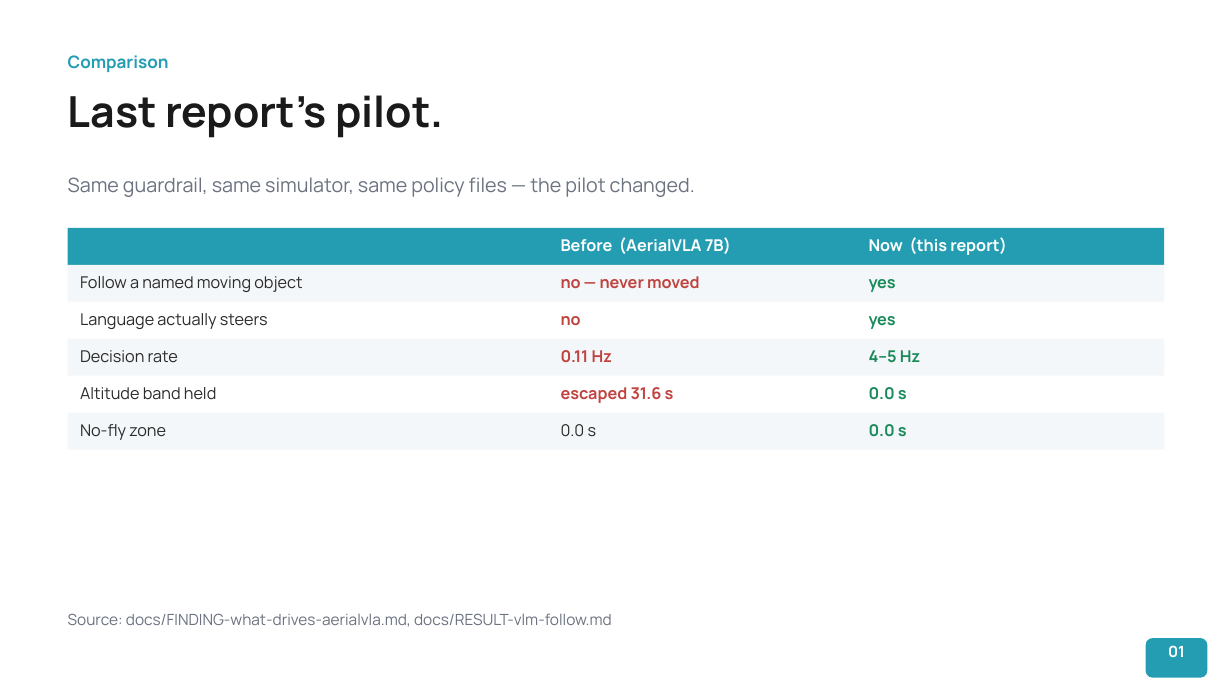
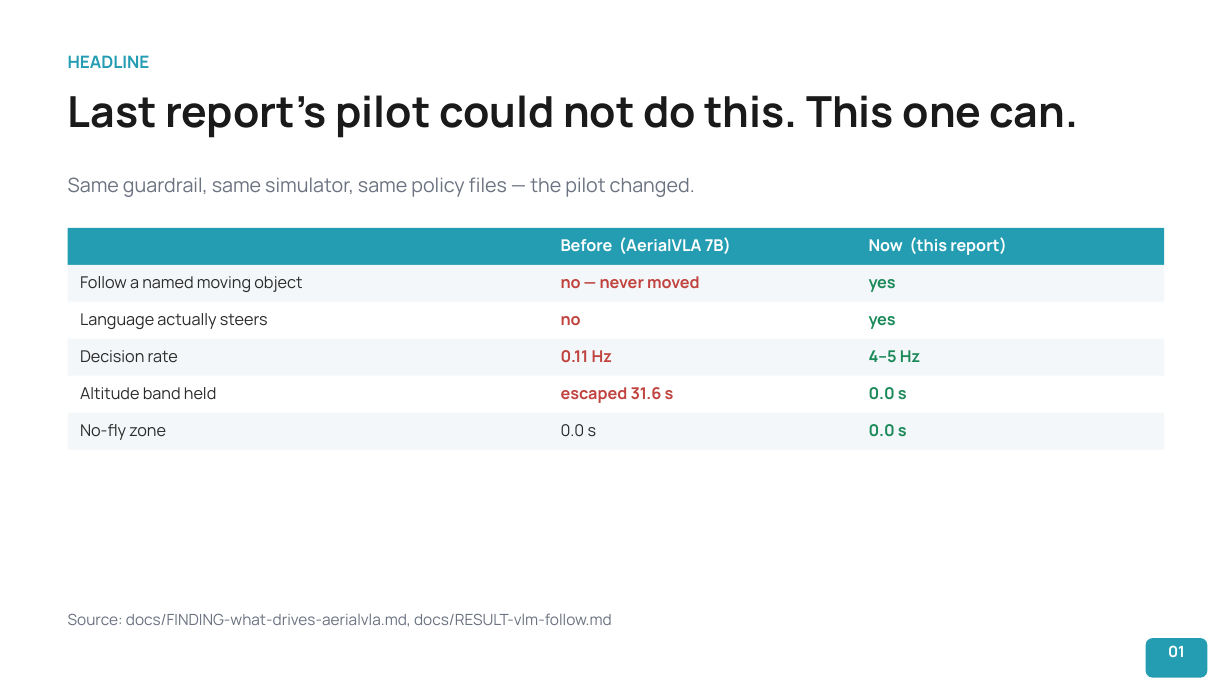
Before and after one commit to Nathanael1721/vla-uav-guardrail, a slide deck: slide 2 of contrib/ntut-vla/docs/VLA-Guardrail-Follow-Aug2026.pptx. Drawn at 1232x693 pixels with LibreOffice and Linux fonts; fonts in the diff are those of the drawing. Boxes give left, top, right and bottom in pixels: in the first picture for what was removed or moved away, otherwise in the second. Text is boxed around its words. In the diff, an @@ line names an element or a change of style, - is before the commit and + after.

```diff
--- a/contrib/ntut-vla/docs/VLA-Guardrail-Follow-Aug2026.pptx
+++ b/contrib/ntut-vla/docs/VLA-Guardrail-Follow-Aug2026.pptx
@@ text at [68, 55, 150, 68]: text changed @@
-Comparison
+HEADLINE
@@ text at [68, 95, 1079, 138]: text changed @@
-Last report's pilot.
+Last report's pilot could not do this. This one can.
```
Also in this commit, not shown: 8 other slides changed, 2 slides added, 2 slides removed, 7 other files.
